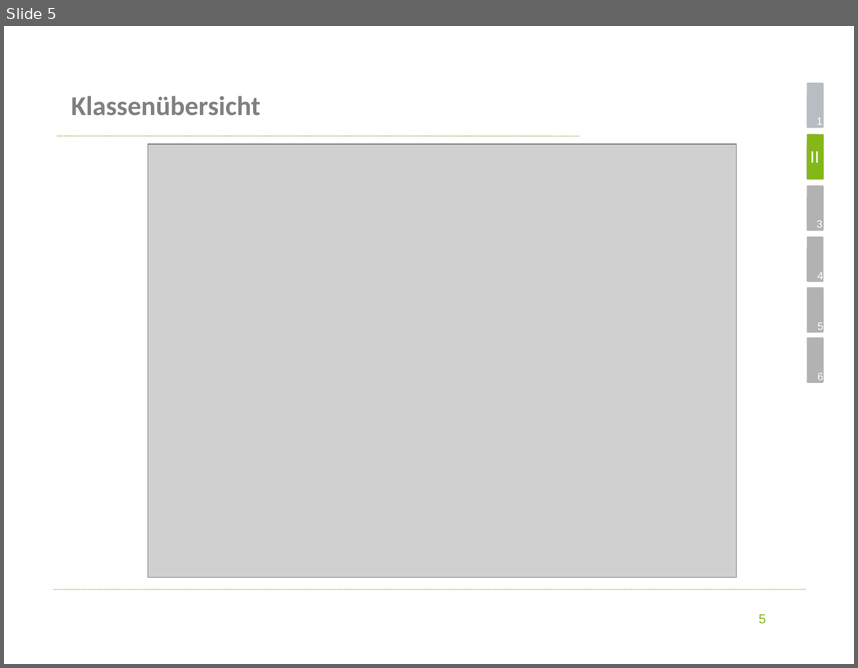
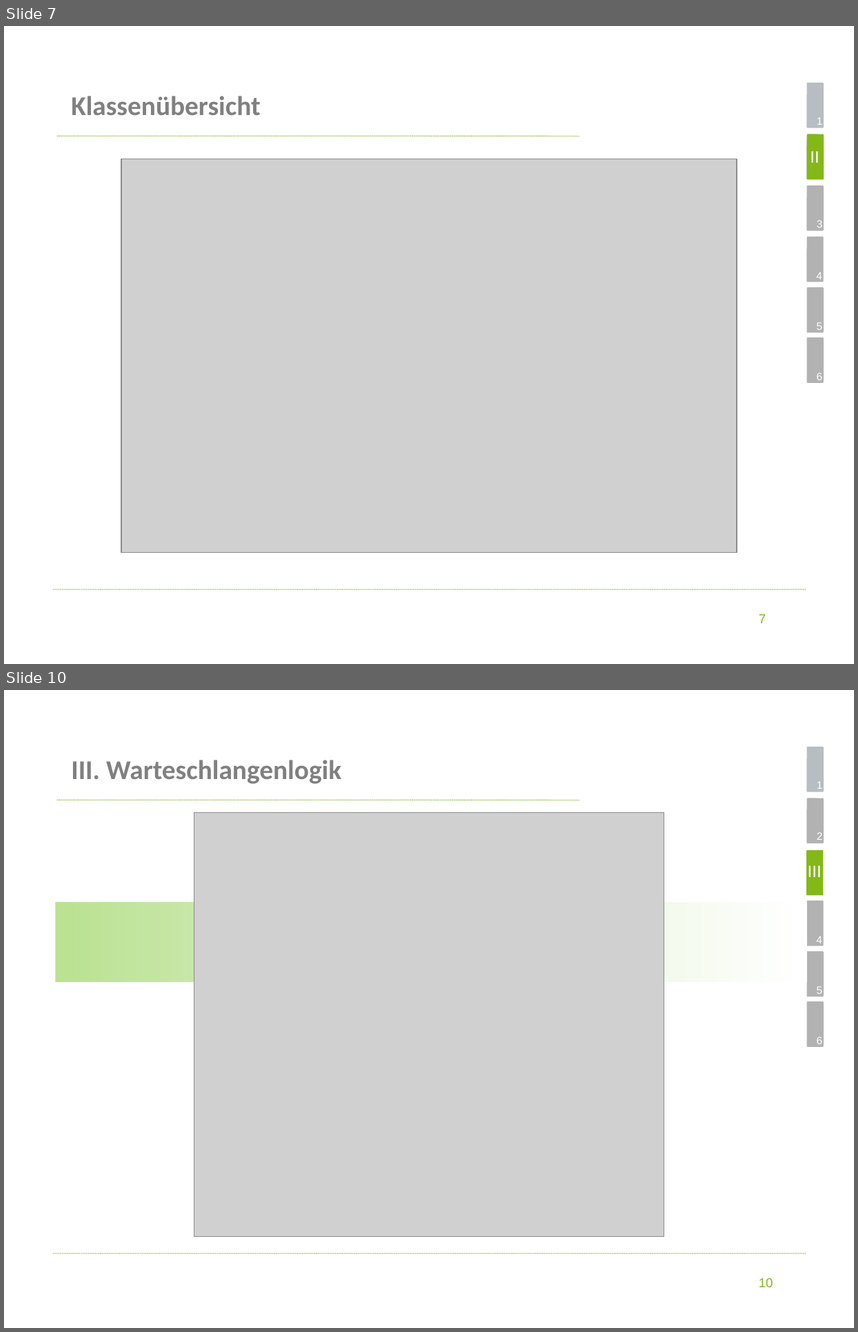
Before and after one commit to koeni90/elevatorUML, a slide deck: Präsentation.pptx. Shown one above the other, each under a label of ours: slide 5 before the commit, slides 7 and 10 after it; the slides between them are not shown. The pictures are 858x668 and 858x1332 pixels, drawn with LibreOffice and Linux fonts; fonts in the diff are those of the drawing; grey boxes stand for pictures; background and template pictures are left out. Boxes give left, top, right and bottom in pixels: in the first picture for what was removed or moved away, otherwise in the second. Text is boxed around its words. In the diff, an @@ line names an element or a change of style, - is before the commit and + after.

```diff
--- a/Präsentation.pptx
+++ b/Präsentation.pptx
@@ slide 10 added at (x1=4, y1=690, x2=854, y2=1328), background #FFFFFF; not listed: 13 template elements that a slide beside it also shows @@
@@ title added at (x1=71, y1=760, x2=341, y2=784), 23 pt, text #808080, bold @@
+III. Warteschlangenlogik
@@ picture added at (x1=194, y1=812, x2=664, y2=1236) @@
@@ rounded rectangle added at (x1=806, y1=850, x2=824, y2=895), fill #84B818 @@
@@ text added at (x1=808, y1=865, x2=822, y2=877), 14 pt, text #FFFFFF @@
+III
@@ rectangle added at (x1=55, y1=902, x2=806, y2=982), fill gradient #BAE391 to #D4ECBD to #FFFFFF @@
@@ page number added at (x1=759, y1=1278, x2=773, y2=1287), 11 pt, text #84B818 @@
+10
@@ what was slide 5 is now slide 7 @@
@@ slide 7 changed as well @@
@@ picture resized from (x1=148, y1=144, x2=736, y2=578) to (x1=121, y1=158, x2=737, y2=552) @@
@@ text "5" rewrapped from (x1=818, y1=322, x2=824, y2=332) to (x1=817, y1=322, x2=823, y2=330) @@
@@ page number at (x1=759, y1=614, x2=766, y2=623): text changed @@
-5
+7
```
Also in this commit, not shown: 12 other slides changed, 5 other slides added, 4 slides removed, 2 other files.
